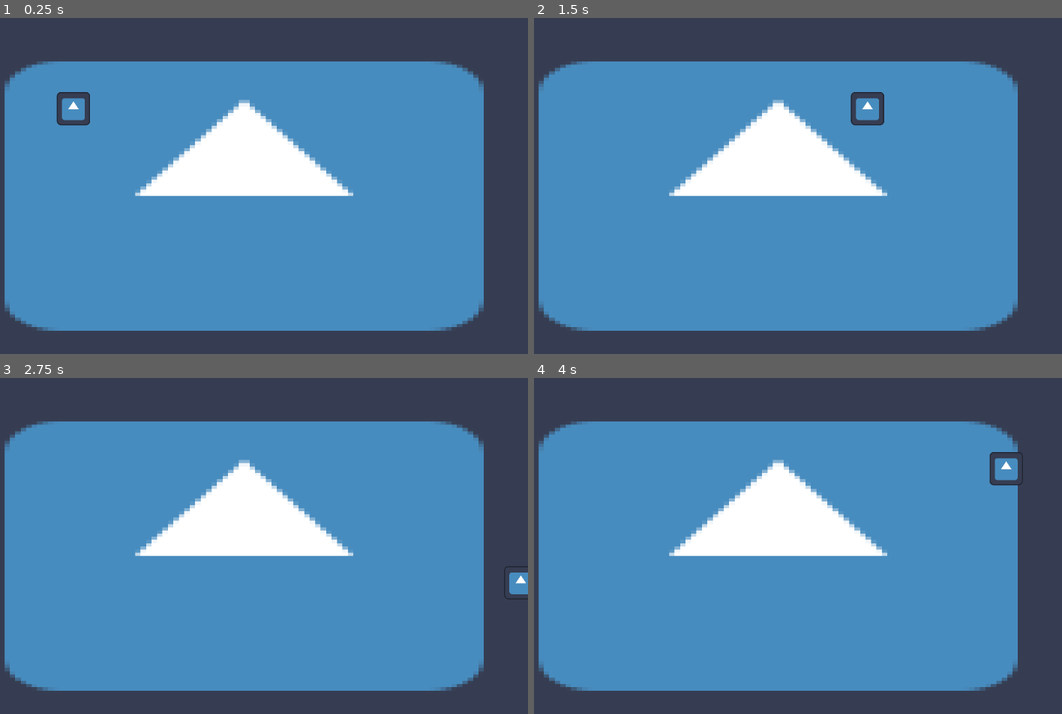
Above: before the commit, frames 1-4 (two rows, left to right).
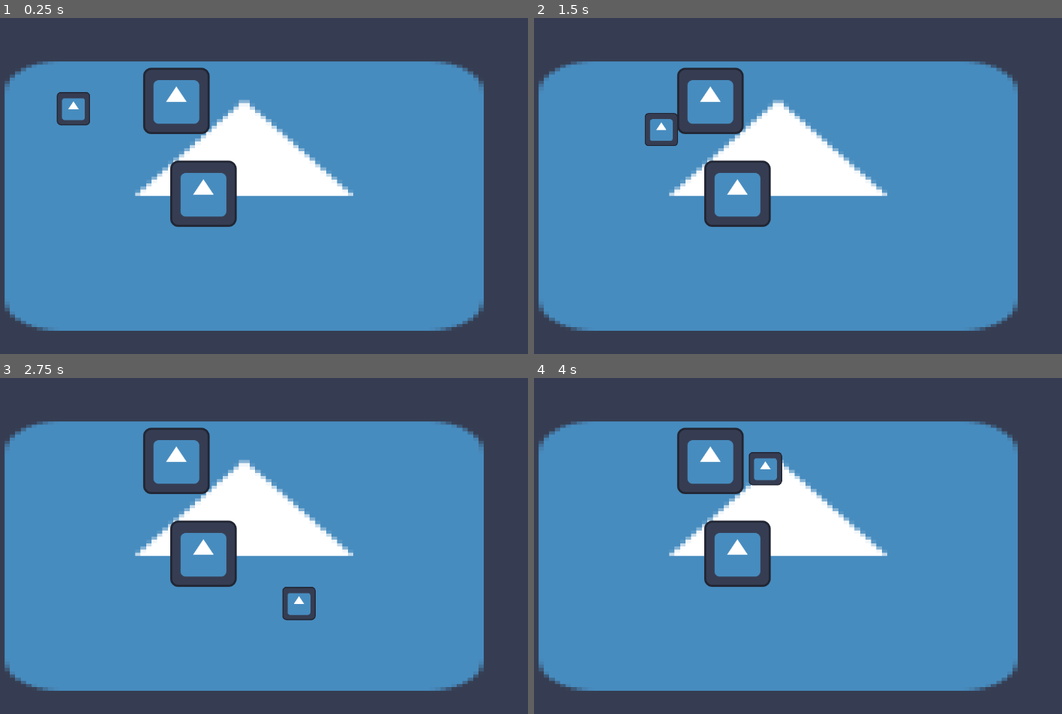
Above: after the commit, the same moments.

Repository: willsattanuparp/Raid-Panic
Game: Godot game, scene res://Scenes/test_level.tscn
Same seed, same stepped clock (60 frames per second), same inputs: the game is played once before the commit and once after it. The engine's default icon, where the game draws it, is replaced by a stand-in: a white triangle on a blue panel in a dark square.
Inputs:
- Up to frame 1 (0.25 s): no input
- Up to frame 2 (1.5 s): tap Enter at 0.5 s; hold D (Right) 0.53-1.28 s; hold Shift (Dodge) 0.53-1.28 s; hold S (Down) from 1.28 s (still down); tap Shift (Dodge) at 1.35 s
- Up to frame 3 (2.75 s): release S (Down) at 2.03 s; hold D (Right) from 2.03 s (still down); hold Shift (Dodge) from 2.03 s (still down)
- Up to frame 4 (4 s): release D (Right) at 2.78 s; release Shift (Dodge) at 2.78 s; hold W (Up) 2.78-3.53 s; tap Shift (Dodge) at 2.85 s; hold A (Left) from 3.53 s (still down); hold Shift (Dodge) from 3.53 s (still down)

The runs differ from the first frame. In frame 1, 3.4% of the frame differs, in the area x 27-45%, y 14-63%; in frame 2, 4.1%; in frame 3, 4.0%; in frame 4, 4.2%, in the area x 27-93%, y 14-63%.

Commit message:
implemented more game objects

Diff:
--- /dev/null
+++ b/raid-panic/Scenes/Objects/Components/alarmable_component.tscn
@@ -0,0 +1,6 @@
+[gd_scene load_steps=2 format=3 uid="uid://dwhiyu5u1s6cb"]
+
+[ext_resource type="Script" path="res://Scripts/alarmable_component.gd" id="1_pbg1g"]
+
+[node name="AlarmableComponent" type="Node2D"]
+script = ExtResource("1_pbg1g")
--- /dev/null
+++ b/raid-panic/Scenes/Objects/Components/breakable_component.tscn
@@ -0,0 +1,6 @@
+[gd_scene load_steps=2 format=3 uid="uid://cs56gxuajc6ke"]
+
+[ext_resource type="Script" path="res://Scripts/breakable_component.gd" id="1_caslw"]
+
+[node name="BreakableComponent" type="Node2D"]
+script = ExtResource("1_caslw")
--- /dev/null
+++ b/raid-panic/Scenes/Objects/Components/parkourable_component.tscn
@@ -0,0 +1,8 @@
+[gd_scene load_steps=2 format=3 uid="uid://bjbxjqvprrghr"]
+
+[ext_resource type="Script" path="res://Scripts/parkourable_component.gd" id="1_8opvx"]
+
+[node name="ParkourableComponent" type="Area2D"]
+script = ExtResource("1_8opvx")
+
+[node name="CollisionShape2D" type="CollisionShape2D" parent="."]
--- /dev/null
+++ b/raid-panic/Scenes/Objects/object.tscn
@@ -0,0 +1,18 @@
+[gd_scene load_steps=4 format=3 uid="uid://bninn6i3qsydk"]
+
+[ext_resource type="Script" path="res://Scripts/object.gd" id="1_i67q0"]
+[ext_resource type="Texture2D" uid="uid://dxbvsld3sfkc0" path="res://icon.svg" id="2_6acmi"]
+
+[sub_resource type="RectangleShape2D" id="RectangleShape2D_8ni1i"]
+size = Vector2(126, 127)
+
+[node name="Object" type="StaticBody2D"]
+collision_layer = 4
+script = ExtResource("1_i67q0")
+
+[node name="ObjectHitbox" type="CollisionShape2D" parent="."]
+position = Vector2(0, -0.5)
+shape = SubResource("RectangleShape2D_8ni1i")
+
+[node name="ObjectSprite" type="Sprite2D" parent="."]
+texture = ExtResource("2_6acmi")
--- /dev/null
+++ b/raid-panic/Scenes/Objects/table.tscn
@@ -0,0 +1,13 @@
+[gd_scene load_steps=4 format=3 uid="uid://1qnuetij5vs7"]
+
+[ext_resource type="PackedScene" uid="uid://bninn6i3qsydk" path="res://Scenes/Objects/object.tscn" id="1_ebwuq"]
+[ext_resource type="Script" path="res://Scripts/table.gd" id="2_82tqx"]
+[ext_resource type="PackedScene" uid="uid://bjbxjqvprrghr" path="res://Scenes/Objects/Components/parkourable_component.tscn" id="2_ionjd"]
+
+[node name="Table" node_paths=PackedStringArray("parkourable") instance=ExtResource("1_ebwuq")]
+script = ExtResource("2_82tqx")
+parkourable = NodePath("ParkourableComponent")
+
+[node name="ParkourableComponent" parent="." index="2" instance=ExtResource("2_ionjd")]
+width = 150
+height = 150
--- /dev/null
+++ b/raid-panic/Scenes/Weapons/knife.tscn
@@ -0,0 +1,6 @@
+[gd_scene load_steps=2 format=3 uid="uid://ctmuygrl3apcm"]
+
+[ext_resource type="PackedScene" uid="uid://5ltu62tsincr" path="res://Scenes/Weapons/weapon.tscn" id="1_ynjd7"]
+
+[node name="Knife" instance=ExtResource("1_ynjd7")]
+damage = 45
--- a/raid-panic/Scenes/Weapons/weapon.tscn
+++ b/raid-panic/Scenes/Weapons/weapon.tscn
@@ -1,3 +1,10 @@
-[gd_scene format=3 uid="uid://5ltu62tsincr"]
+[gd_scene load_steps=2 format=3 uid="uid://5ltu62tsincr"]
+
+[ext_resource type="Script" path="res://Scripts/weapon.gd" id="1_cr6y0"]
 
 [node name="Weapon" type="Node2D"]
+script = ExtResource("1_cr6y0")
+
+[node name="WeaponArea" type="Area2D" parent="."]
+
+[node name="CollisionShape2D" type="CollisionShape2D" parent="WeaponArea"]
--- a/raid-panic/Scenes/player.tscn
+++ b/raid-panic/Scenes/player.tscn
@@ -1,12 +1,14 @@
-[gd_scene load_steps=4 format=3 uid="uid://ca4bee8aroijk"]
+[gd_scene load_steps=5 format=3 uid="uid://ca4bee8aroijk"]
 
 [ext_resource type="Script" path="res://Scripts/player.gd" id="2_8xaru"]
 [ext_resource type="Texture2D" uid="uid://dxbvsld3sfkc0" path="res://icon.svg" id="2_bm7vx"]
+[ext_resource type="PackedScene" uid="uid://ctmuygrl3apcm" path="res://Scenes/Weapons/knife.tscn" id="3_d8gpv"]
 
 [sub_resource type="RectangleShape2D" id="RectangleShape2D_o2owg"]
 size = Vector2(62, 62)
 
-[node name="Player" type="CharacterBody2D"]
+[node name="Player" type="CharacterBody2D" groups=["Player"]]
+collision_mask = 14
 script = ExtResource("2_8xaru")
 
 [node name="EntitySprite" type="Sprite2D" parent="."]
@@ -26,10 +28,14 @@
 [node name="ReloadTimer" type="Timer" parent="Timers"]
 
 [node name="DodgeRecoverTimer" type="Timer" parent="Timers"]
-wait_time = 0.147
+wait_time = 0.4
 
 [node name="AnimationPlayer" type="AnimationPlayer" parent="."]
 root_node = NodePath("")
 
+[node name="Weapon" type="Node2D" parent="."]
+
+[node name="Knife" parent="Weapon" instance=ExtResource("3_d8gpv")]
+
 [connection signal="timeout" from="Timers/DodgeTimer" to="." method="_on_dodge_timer_timeout"]
 [connection signal="timeout" from="Timers/DodgeRecoverTimer" to="." method="_on_dodge_recover_timer_timeout"]
--- a/raid-panic/Scenes/test_level.tscn
+++ b/raid-panic/Scenes/test_level.tscn
@@ -1,7 +1,9 @@
-[gd_scene load_steps=3 format=3 uid="uid://bvrnyabtx35jj"]
+[gd_scene load_steps=5 format=3 uid="uid://bvrnyabtx35jj"]
 
 [ext_resource type="Texture2D" uid="uid://dxbvsld3sfkc0" path="res://icon.svg" id="1_4c7jm"]
 [ext_resource type="PackedScene" uid="uid://ca4bee8aroijk" path="res://Scenes/player.tscn" id="2_ohf4e"]
+[ext_resource type="PackedScene" uid="uid://bninn6i3qsydk" path="res://Scenes/Objects/object.tscn" id="3_vs14j"]
+[ext_resource type="PackedScene" uid="uid://1qnuetij5vs7" path="res://Scenes/Objects/table.tscn" id="4_j1eqs"]
 
 [node name="TestLevel" type="Node2D"]
 
@@ -12,3 +14,9 @@
 
 [node name="Player" parent="." instance=ExtResource("2_ohf4e")]
 position = Vector2(278, 175)
+
+[node name="Object" parent="." instance=ExtResource("3_vs14j")]
+position = Vector2(476, 160)
+
+[node name="Table" parent="." instance=ExtResource("4_j1eqs")]
+position = Vector2(528, 339)
--- /dev/null
+++ b/raid-panic/Scripts/alarmable_component.gd
@@ -0,0 +1 @@
+class_name AlarmableComponent extends Node2D
--- /dev/null
+++ b/raid-panic/Scripts/breakable_component.gd
@@ -0,0 +1 @@
+class_name BreakableComponent extends Node2D
--- /dev/null
+++ b/raid-panic/Scripts/object.gd
@@ -0,0 +1,36 @@
+class_name GameObject extends StaticBody2D
+
+
+@export var parkourable: ParkourableComponent
+@export var breakable: BreakableComponent
+@export var alarmable: AlarmableComponent
+
+func _ready() -> void:
+	initialize_object()
+
+func initialize_object():
+	if is_alarmable():
+		add_to_group("Alarmable")
+	if is_breakable():
+		add_to_group("Breakable")
+	if is_parkourable():
+		add_to_group("Parkourable")
+		connect_parkourable_signals()
+
+func is_parkourable():
+	return parkourable != null
+
+func connect_parkourable_signals():
+	parkourable.body_entered.connect(_on_parkourable_body_entered)
+	parkourable.body_exited.connect(_on_parkourable_body_exited)
+
+func _on_parkourable_body_entered(body):
+	print(body)
+func _on_parkourable_body_exited(body):
+	print(body)
+
+func is_breakable():
+	return breakable != null
+
+func is_alarmable():
+	return alarmable != null
--- /dev/null
+++ b/raid-panic/Scripts/parkourable_component.gd
@@ -0,0 +1,14 @@
+class_name ParkourableComponent extends Area2D
+
+@export var width = 100
+@export var height = 100
+func _ready() -> void:
+	create_zone(Vector2(width,height))
+
+func create_zone(size: Vector2):
+	var rect = RectangleShape2D.new() as RectangleShape2D
+	rect.size = size
+	$CollisionShape2D.shape = rect
+
+func initialize():
+	pass
--- /dev/null
+++ b/raid-panic/Scripts/table.gd
@@ -0,0 +1,11 @@
+extends GameObject
+
+
+func _ready() -> void:
+	parkourable.create_zone(Vector2(200,200))
+	super._ready()
+
+func _on_parkourable_body_entered(body):
+	print("test")
+func _on_parkourable_body_exited(body):
+	print(body)
--- /dev/null
+++ b/raid-panic/Scripts/weapon.gd
@@ -0,0 +1,9 @@
+class_name Weapon extends Node2D
+
+@export var damage = 100
+
+
+signal hit(dmg)
+
+func deal_dmg():
+	hit.emit(damage)
--- a/raid-panic/project.godot
+++ b/raid-panic/project.godot
@@ -51,6 +51,8 @@
 
 2d_physics/layer_1="Player"
 2d_physics/layer_2="Walls"
+2d_physics/layer_3="Objects"
+2d_physics/layer_4="ParkourPad"
 
 [rendering]
 
